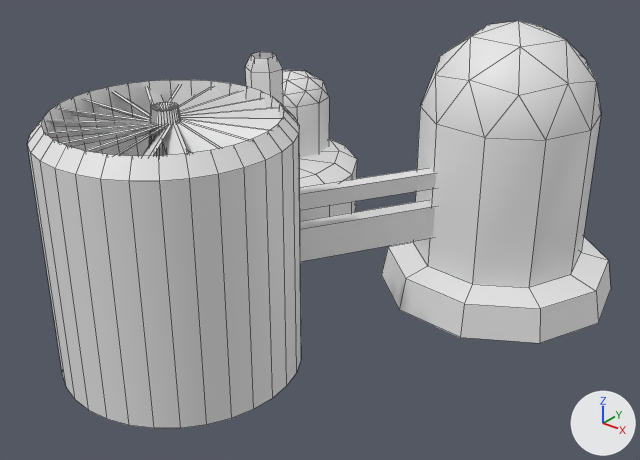
The Blender file Assets/Models/Player Buildings/Production/Fuel Refinery.blend, before and after one commit.
Both versions are drawn from a 50 mm camera at (2.74, -2.38, 2.39) aimed at (0.24, 0.75, 0.45). Lighting does not change. The marker at lower right points along +X, +Y and +Z. Mesh edges are drawn as thin lines. Materials are left out; every surface is plain grey.

The first picture shows 'Blades', 'Cube'.
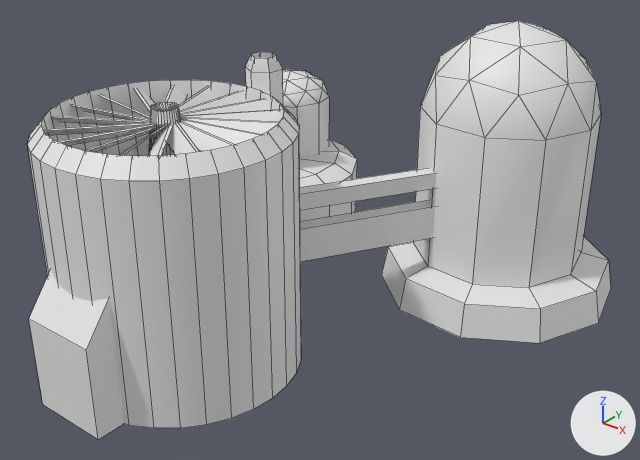
ob_empty is not drawn itself; it is used by a modifier of ob_blades.

Where the newer file only moved an object's origin or applied its transform, the numbers keep the older frame.

Where the change shows, as pixel boxes (x1, y1, x2, y2) in the pictures (640 x 460 px):
'Cube', reshaped
    before: (28, 21, 611, 428)
    after: (28, 21, 611, 440)
'Blades', turned
    before: (45, 86, 281, 156)
    after: (44, 86, 281, 156)
part 2 of me_cube_003, added
    after: (29, 270, 124, 440)

The change, as a list of edits to the scene's bpy script:
```text
Change me_cube:
    where me_cube.from_pydata(...)  # 6 vertices, 3 faces; spans x -0.031..0.041, y -0.509..0.0, z 1.127..1.174
    used by ob_blades; location = (0.0, 0.0, 0.0)
    me_cube part 1: the whole mesh is turned -90 degrees about the x axis through the mesh origin
Change me_cube_003:
    where me_cube_003.from_pydata(...)  # 417 vertices, 399 faces; spans x -2.62..0.64, y -0.7..2.37, z 0.0..1.63
    used by ob_cube; location = (0.0, 0.0, 0.0); rotation_euler = (0.0, 0.0, -1.047), in degrees (0, 0, -60); scale = (0.885, 0.885, 0.885)
    verts and faces of me_cube_003; kept vertices keep their numbers, new ones are numbered from 417
    me_cube_003 part 2
    add verts[417] = (0.76, -0.19, 0.0)  # pixel (98, 439)
    add verts[418] = (0.76, -0.19, 0.5)  # pixel (86, 350)
    add verts[419] = (0.54, -0.56, 0.0)  # pixel (42, 404)
    add verts[420] = (0.54, -0.56, 0.5)  # pixel (28, 318)
    add verts[421] = (0.58, -0.09, 0.0)
    add verts[422] = (0.58, -0.09, 0.75)
    add verts[423] = (0.37, -0.46, 0.0)
    add verts[424] = (0.37, -0.46, 0.75)
    add faces += [(417, 418, 420, 419), (419, 420, 424, 423), (417, 421, 422, 418), (418, 422, 424, 420)]
Change ob_blades:
    ob_blades.rotation_euler: (0.0, 0.0, 0.0) -> (1.571, 0.0, 0.0)  # degrees (0, 0, 0) -> degrees (90, 0, 0)
Change ob_empty:
    ob_empty.rotation_euler: (0.0, 0.0, 0.314) -> (1.571, 0.0, 0.349)  # degrees (0, 0, 18) -> degrees (90, 0, 20)
Change ob_cube:
    remove ob_cube.visible_shadow = False
```
